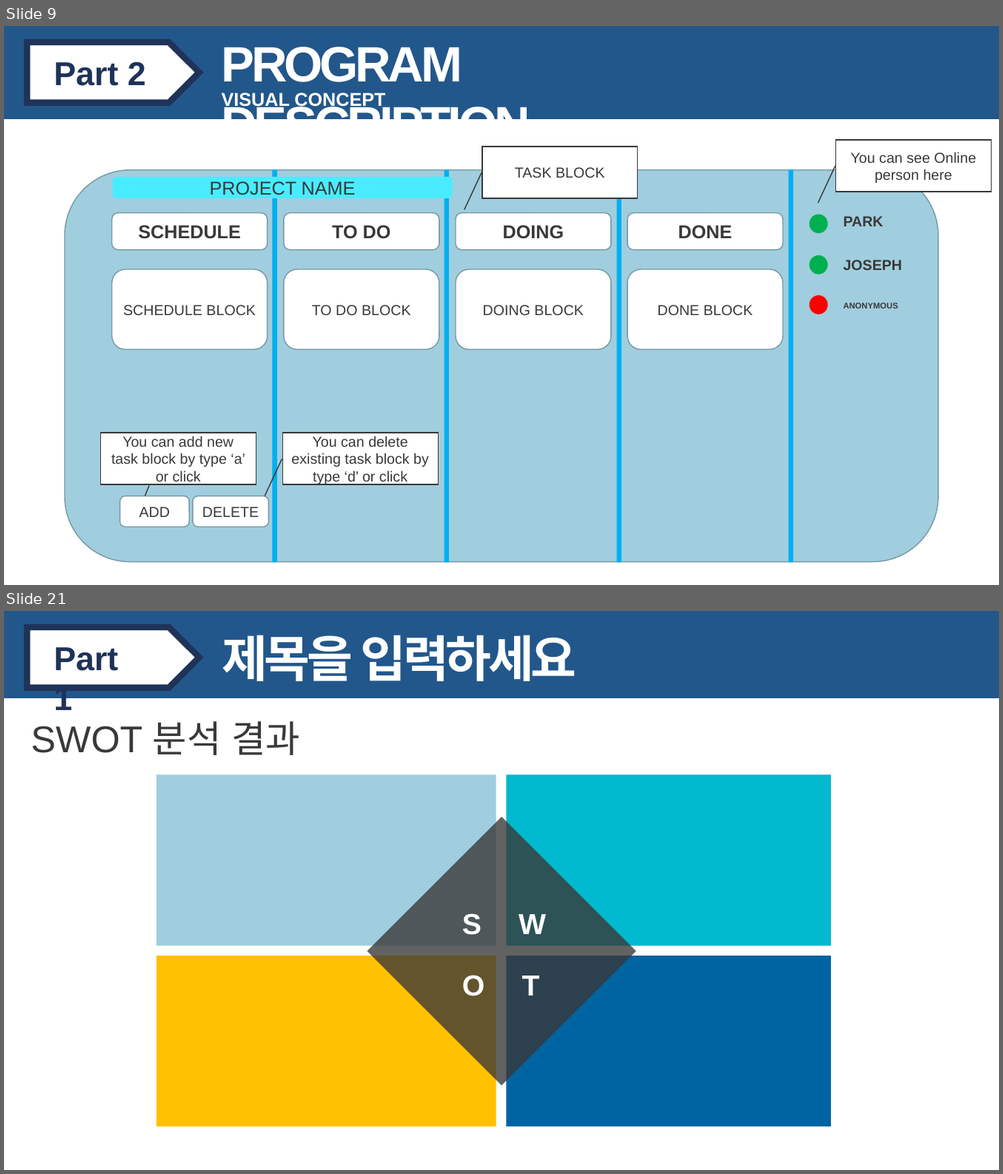
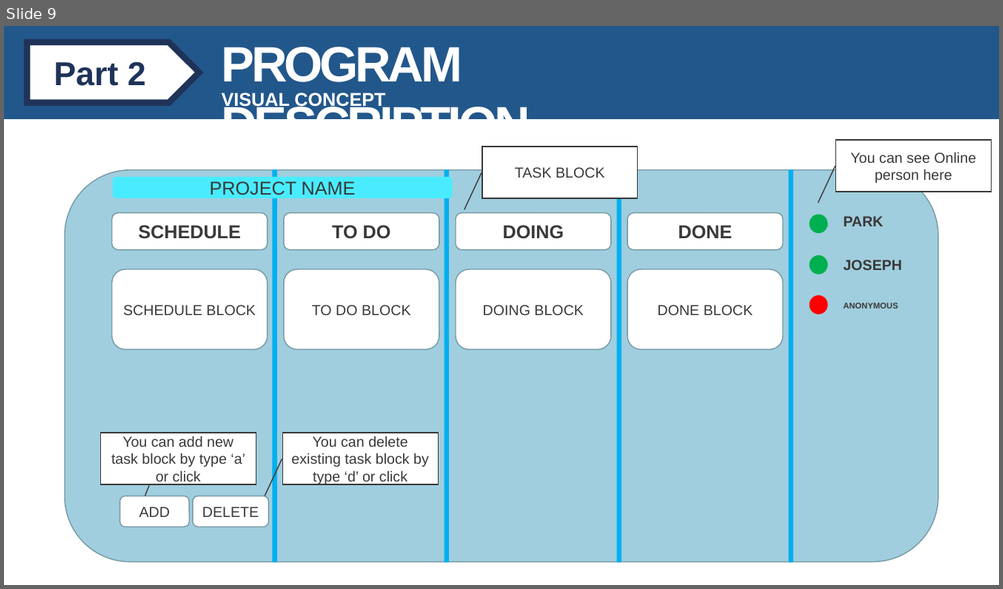
Before and after one commit to sysprogramming/sysproj, a slide deck: TEAM 11.pptx. Shown one above the other, each under a label of ours: slides 9 and 21 before the commit, slide 9 after it; the slides between them are not shown. The pictures are 1003x1174 and 1003x589 pixels, drawn with LibreOffice and Linux fonts; fonts in the diff are those of the drawing. Boxes give left, top, right and bottom in pixels: in the first picture for what was removed or moved away, otherwise in the second. Text is boxed around its words. In the diff, an @@ line names an element or a change of style, - is before the commit and + after.

```diff
--- a/TEAM 11.pptx
+++ b/TEAM 11.pptx
@@ slide 21 removed at bbox=[4, 611, 999, 1170], background #FFFFFF @@
@@ rectangle removed at bbox=[4, 611, 999, 698] @@
@@ pentagon arrow removed at bbox=[27, 627, 199, 688] @@
@@ text removed at bbox=[54, 647, 118, 716] @@
-Part 1
@@ text removed at bbox=[222, 635, 577, 681] @@
-제목을 입력하세요
@@ text removed at bbox=[31, 721, 301, 755] @@
-SWOT 분석 결과
@@ rectangle removed at bbox=[156, 775, 495, 946] @@
@@ rectangle removed at bbox=[506, 775, 831, 946] @@
@@ diamond removed at bbox=[367, 817, 636, 1085] @@
@@ text removed at bbox=[462, 914, 481, 935] @@
-S
@@ text removed at bbox=[518, 914, 546, 934] @@
-W
@@ rectangle removed at bbox=[156, 956, 495, 1127] @@
@@ rectangle removed at bbox=[506, 956, 831, 1127] @@
@@ text removed at bbox=[462, 975, 484, 997] @@
-O
@@ text removed at bbox=[522, 976, 540, 996] @@
-T
```
Also in this commit, not shown: 3 slides changed, 2 slides added, 14 other slides removed.
